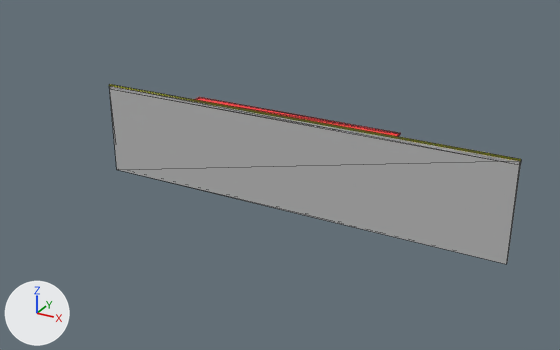
An edit to the OBJ model backend/static/signs/hộp đèn bạt in UV 1 mặt 400 x 90.obj, drawn before and after from the same camera.
The view is the same before and after, from a camera (50 mm lens) standing at (5.03, -5.65, 3.17) and looking at (1.69, 0.43, 0.13). Arrows for +X, +Y and +Z are at lower left; the lights stay in place. The picture after the commit comes second. Mesh edges are drawn as thin lines. Where no turn or scale is listed for an object, it has been applied to the vertices. Vertices at exactly the same position are counted once.

Objects in the first picture: 'hop_den_bat_in_uv_1_mat_400_x_90'.
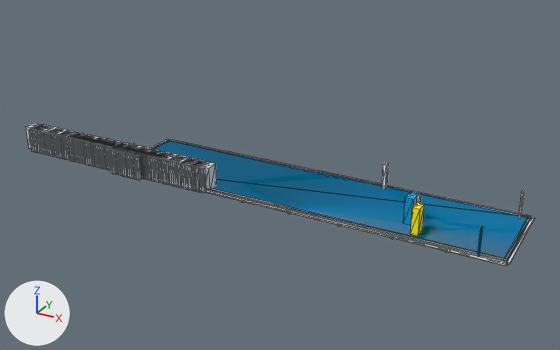
Pixel boxes [x1, y1, x2, y2] of what changed, in the pictures (560 x 350 px):
'hop_den_bat_in_uv_1_mat_400_x_90', reshaped (23% wider, 20% shorter)
    before: [109, 85, 521, 264]
    after: [26, 123, 535, 266]
part 1 of me_hop_den_bat_in_uv_1_mat_400_x_90, added
    after: [26, 123, 38, 149]
part 2 of me_hop_den_bat_in_uv_1_mat_400_x_90, deleted
    before: [194, 97, 401, 137]
part 3 of me_hop_den_bat_in_uv_1_mat_400_x_90, added
    after: [29, 124, 535, 266]
part 4 of me_hop_den_bat_in_uv_1_mat_400_x_90, deleted
    before: [109, 85, 521, 264]

Patch to the scene script:
```diff
--- a/backend/static/signs/hộp đèn bạt in UV 1 mặt 400 x 90.obj.py
+++ b/backend/static/signs/hộp đèn bạt in UV 1 mặt 400 x 90.obj.py
@@ mat_mat_b0b8c0 @@
+mat_mat_b0b8c0 = principled_material('Mat_b0b8c0')
+mat_mat_b0b8c0.base_color = (0.69, 0.722, 0.753)  # light grey #d8dde1
+mat_mat_b0b8c0.roughness = 0.0
@@ mat_mat_0057b7 @@
+mat_mat_0057b7 = principled_material('Mat_0057b7')
+mat_mat_0057b7.base_color = (0.0, 0.341, 0.718)  # cyan #009edc
+mat_mat_0057b7.roughness = 0.0
@@ mat_mat_e5e5e5 @@
+mat_mat_e5e5e5 = principled_material('Mat_e5e5e5')
+mat_mat_e5e5e5.base_color = (0.898, 0.898, 0.898)  # white #f3f3f3
+mat_mat_e5e5e5.roughness = 0.0
@@ mat_mat_ffe600 @@
+mat_mat_ffe600 = principled_material('Mat_ffe600')
+mat_mat_ffe600.base_color = (1.0, 0.902, 0.0)  # yellow #fff400
+mat_mat_ffe600.roughness = 0.0
@@ me_hop_den_bat_in_uv_1_mat_400_x_90 @@
 # used by ob_hop_den_bat_in_uv_1_mat_400_x_90; location = (0.0, 0.0, 0.0)
-me_hop_den_bat_in_uv_1_mat_400_x_90.from_pydata(...)  # 26 vertices, 46 faces; spans x 0.0..4.0, y 0.0..0.1, z 0.0..0.91
-me_hop_den_bat_in_uv_1_mat_400_x_90.materials.append(mat_mat_808080)  # grey #bcbcbc
+me_hop_den_bat_in_uv_1_mat_400_x_90.from_pydata(...)  # 2283 vertices, 3468 faces; spans x -1.24..4.03, y -0.1..0.93, z -0.06..0.29
+# me_hop_den_bat_in_uv_1_mat_400_x_90 part 1: a new loose piece, a box spanning x -1.243..-1.173, y 0.0..0.12, z 0.0..0.254, in mat_mat_b0b8c0 (light grey #d8dde1)
+# me_hop_den_bat_in_uv_1_mat_400_x_90 part 2: the loose piece of 8 vertices spanning x 1.0..3.0, y 0.01..0.1, z 0.9..0.91 is deleted
+# me_hop_den_bat_in_uv_1_mat_400_x_90 part 3: 2039 vertices added at x -1.15..4.03, y -0.1..0.93, z -0.06..0.29
+# me_hop_den_bat_in_uv_1_mat_400_x_90 part 4: 14 vertices removed from x 0.0..4.0, y 0.0..0.03, z 0.87..0.91
+# other edits to the shape of me_hop_den_bat_in_uv_1_mat_400_x_90 do not show in these pictures
 me_hop_den_bat_in_uv_1_mat_400_x_90.materials.append(mat_mat_ffffff)
-me_hop_den_bat_in_uv_1_mat_400_x_90.materials.append(mat_mat_ff0000)  # red #ff0000
-me_hop_den_bat_in_uv_1_mat_400_x_90.materials.append(mat_mat_ffff00)  # yellow #ffff00
+me_hop_den_bat_in_uv_1_mat_400_x_90.materials.append(mat_mat_e5e5e5)  # white #f3f3f3
+me_hop_den_bat_in_uv_1_mat_400_x_90.materials.append(mat_mat_0057b7)  # cyan #009edc
+me_hop_den_bat_in_uv_1_mat_400_x_90.materials.append(mat_mat_b0b8c0)  # light grey #d8dde1
+me_hop_den_bat_in_uv_1_mat_400_x_90.materials.append(mat_mat_ffe600)  # yellow #fff400
```
